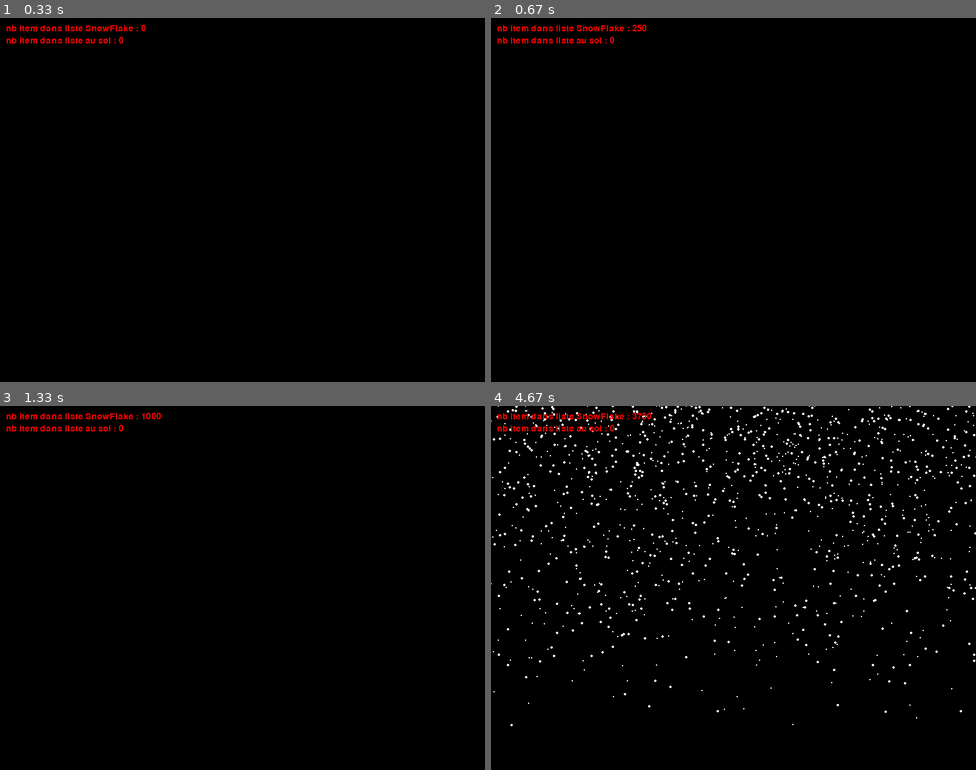
Above: before the commit, frames 1-4 (two rows, left to right).
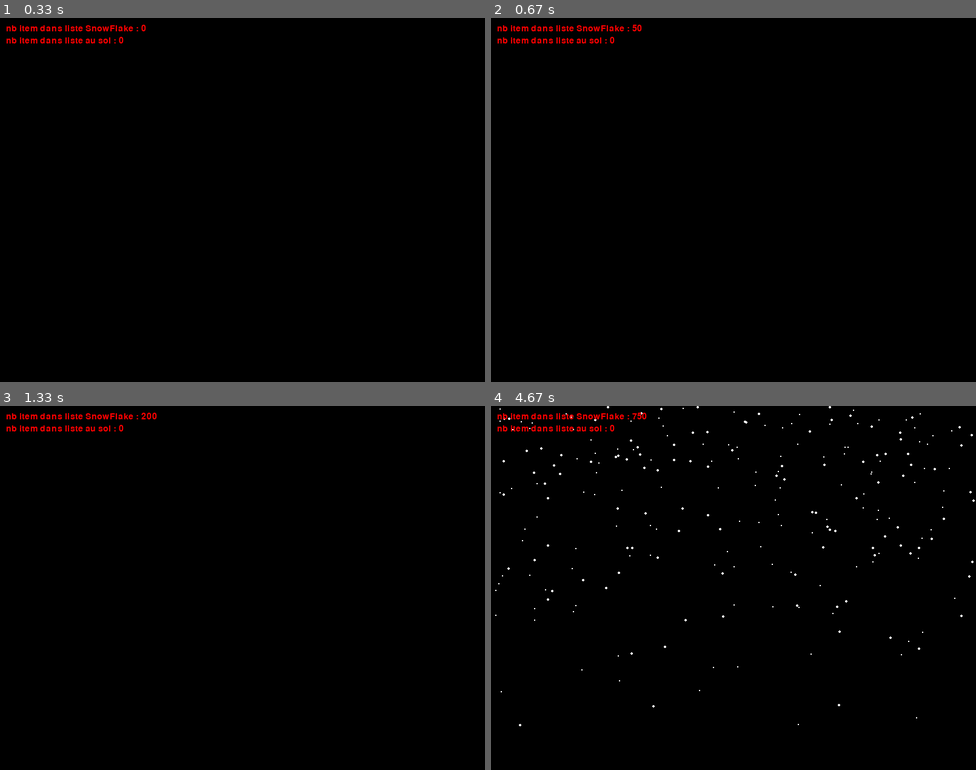
Above: after the commit, the same moments.

Repository: Kuza83/Snow_flake_pygame
Game: pygame game, started from main.py
Two runs of this game, one before a commit and one after it. Both use one fixed random seed, a clock stepped at 60 frames per second and the inputs below.
Inputs:
- Up to frame 1 (0.33 s): no input
- Up to frame 2 (0.67 s): tap Space at 0.33 s
- Up to frame 3 (1.33 s): tap Space at 0.73, 1.03, 1.23 s
- Up to frame 4 (4.67 s): tap Space at 1.57, 1.87, 2.07, 2.37, 2.63, 2.97, 3.27, 3.4, 3.8, 4.1, 4.47 s

Frame 1 is identical in both runs. In frame 2, less than 0.1% of the frame differs, in the area x 29-33%, y 1-4%; in frame 3, less than 0.1%; in frame 4, 2.3%, in the area x 0-100%, y 0-88%.

Commit message:
collision don't work

Diff:
--- a/flocon.py
+++ b/flocon.py
@@ -11,8 +11,8 @@
         self.centerx = (self.x, self.y)
         self.speed = speed
         self.size = size
-        self.rect = self.size
         self.state = ""
+        self.color = globals.WHITE
 
     def updateSnow(self):
         self.y += self.speed
@@ -23,5 +23,6 @@
             self.y = globals.screen_height - 1
             self.state = "on_ground"
 
-    def draw(self):
-        pygame.draw.circle(globals.screen, globals.WHITE, (self.x, self.y), self.size)
+    def draw(self, color):
+        pygame.draw.circle(globals.screen, color, (self.x, self.y), self.size)
+        #pygame.draw.rect(globals.screen, globals.RED, self.rect)
--- a/globals.py
+++ b/globals.py
@@ -1,12 +1,13 @@
 import flocon
 import pygame
 import random
+import flocon
 
 BLACK = (0, 0, 0)
-
+WHITE = (255, 255, 255)
 RED = (255, 0, 0)
-
-WHITE = (255, 255, 255)
+GREEN = (0, 255, 0)
+BLUE = (0, 0, 255)
 
 screen_width, screen_height = 800, 600
 
@@ -14,6 +15,8 @@
 
 pygame.font.init()
 font = pygame.font.Font(pygame.font.get_default_font(), 14)
+
+timer = 0
 
 
 def drawtext(t, x, y):
--- a/main.py
+++ b/main.py
@@ -14,7 +14,7 @@
 
 listSnowOnGround = []
 
-groupSprite = pygame.sprite.Group()
+listExplo = []
 
 running = True
 
@@ -27,7 +27,7 @@
             if event.key == pygame.K_ESCAPE:
                 running = False
             if event.key == pygame.K_SPACE:
-                globals.create_List(listSnowFlake, 250)
+                globals.create_List(listSnowFlake, 50)
 
     globals.screen.fill(globals.BLACK)
 
@@ -36,10 +36,8 @@
         if i.state == "on_ground":
             listSnowFlake.remove(i)
             listSnowOnGround.append(i)
-        i.draw()
+        i.draw(globals.WHITE)
 
-    for i in listSnowOnGround:
-        i.draw()
 
     # for i in listSnowFlake:
     #     for g in listSnowOnGround:
